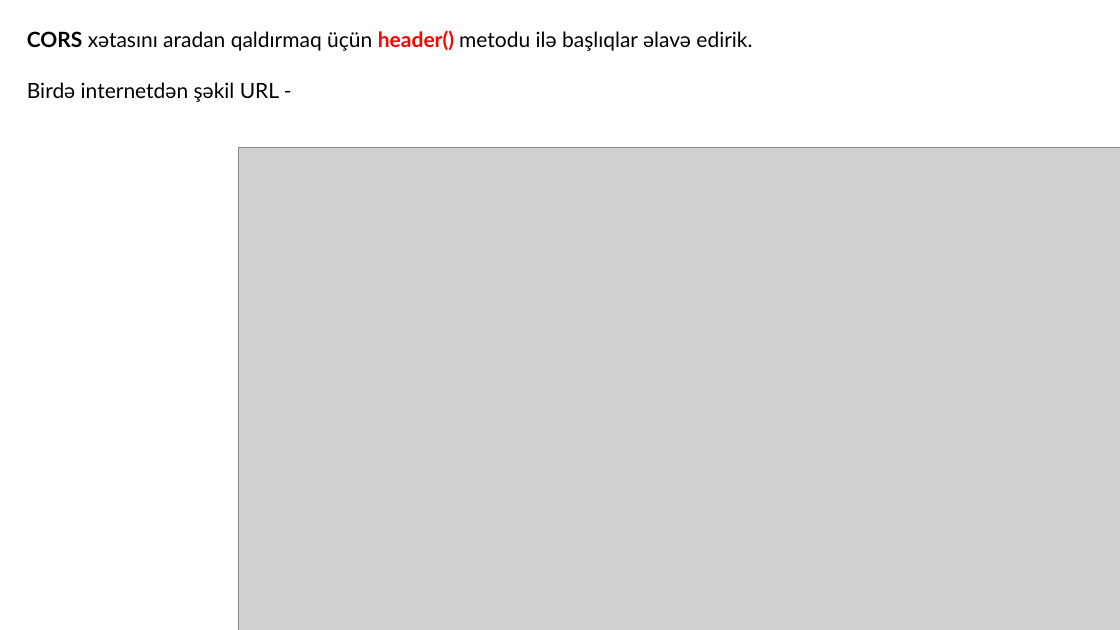
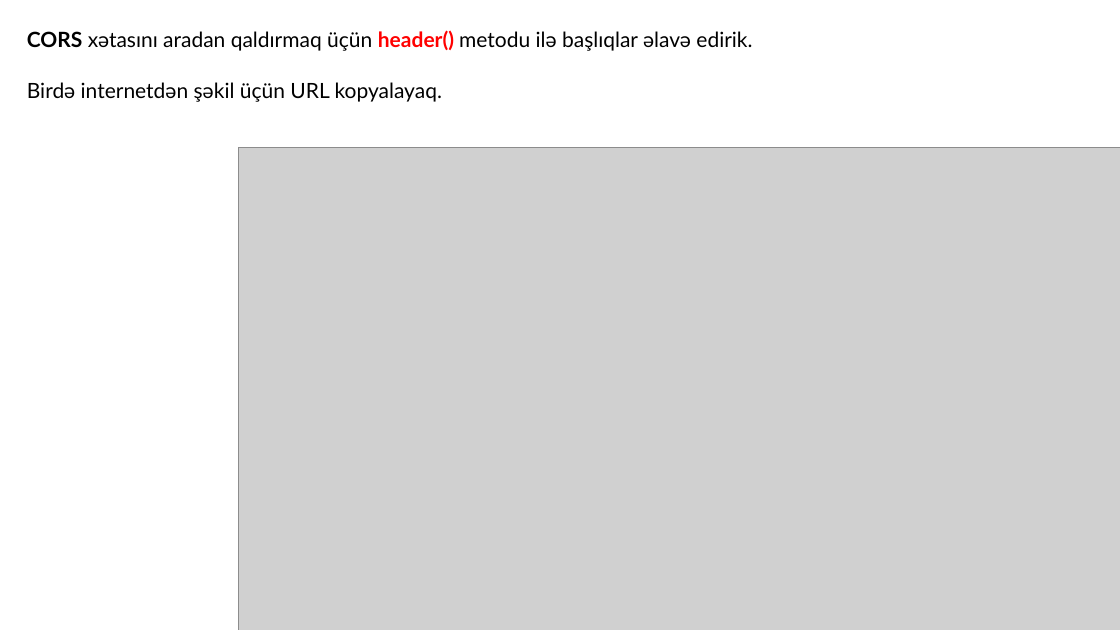
Before and after one commit to codeurient/REST-API, a slide deck: slide 84 of .lessons/7 GraphQL/1.pptx. Drawn at 1120x630 pixels with LibreOffice and Linux fonts; fonts in the diff are those of the drawing; grey boxes stand for pictures. Boxes give left, top, right and bottom in pixels: in the first picture for what was removed or moved away, otherwise in the second. Text is boxed around its words. In the diff, an @@ line names an element or a change of style, - is before the commit and + after.

```diff
--- a/.lessons/7 GraphQL/1.pptx
+++ b/.lessons/7 GraphQL/1.pptx
@@ text at <box>27,82,442,102</box>: text changed @@
-Birdə internetdən şəkil URL -
+Birdə internetdən şəkil üçün URL kopyalayaq.
```
Also in this commit, not shown: 1 other slide changed, 6 slides added.
